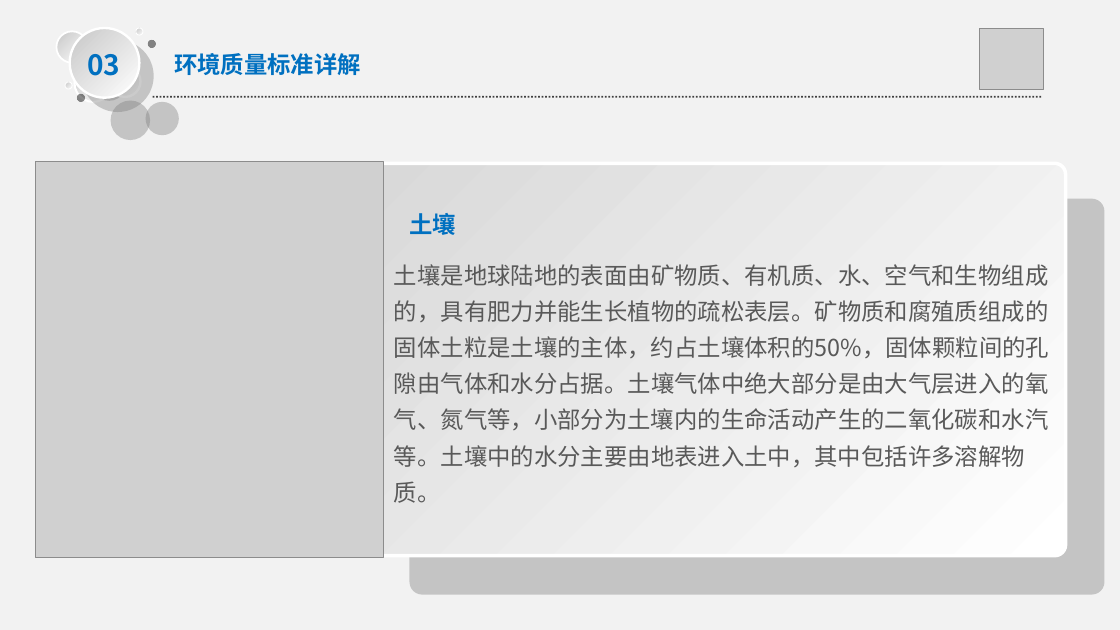
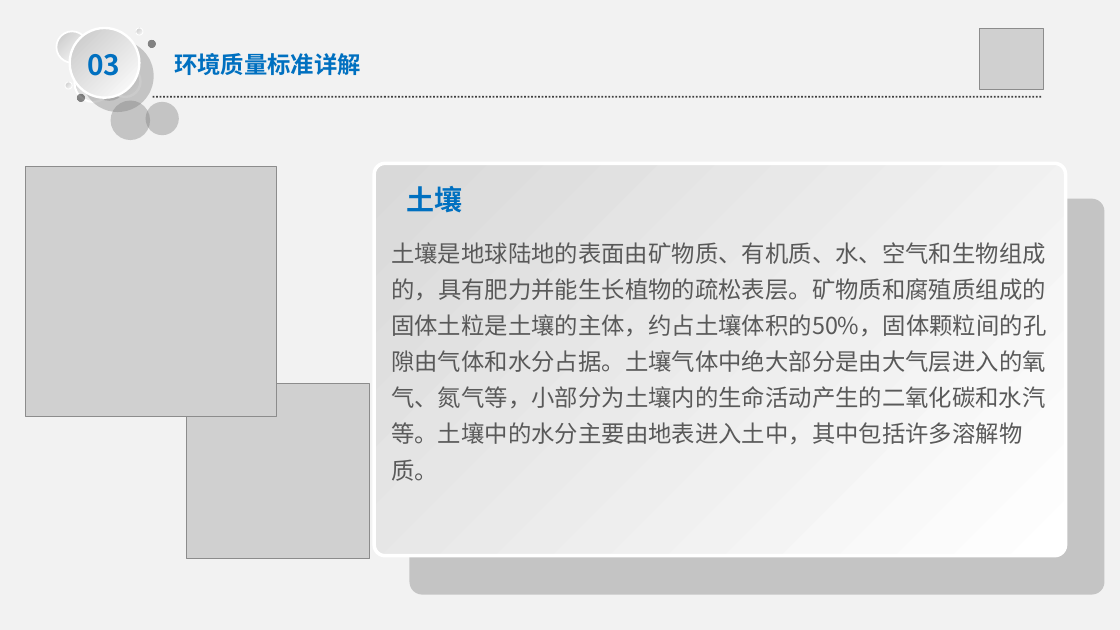
Before and after one commit to PowerYangcl/ddhj, a slide deck: slide 15 of src/main/resource/template/report.ppt (slide 14 before the commit). Drawn at 1120x630 pixels with LibreOffice and Linux fonts; fonts in the diff are those of the drawing; grey boxes stand for pictures. Boxes give left, top, right and bottom in pixels: in the first picture for what was removed or moved away, otherwise in the second. Text is boxed around its words. In the diff, an @@ line names an element or a change of style, - is before the commit and + after.

```diff
--- a/src/main/resource/template/report.ppt
+++ b/src/main/resource/template/report.ppt
@@ picture: place and size @@
-picture at [35, 161, 383, 557]
+picture at [26, 166, 276, 416]
@@ text "土壤": place and size @@
-text "土壤" at [409, 213, 456, 235]
+text "土壤" at [407, 186, 463, 213]
@@ text "土壤" at [407, 186, 463, 213]: size 20 to 24 pt @@
@@ text "土壤是地球陆地的表面由矿物质、有机质、水、空气和生物组成的，具有肥力并能生长植物的疏松表层。矿物质和腐殖质组成的固体土粒 ...": place and size @@
-text "土壤是地球陆地的表面由矿物质、有机质、水、空气和生物组成的，具有肥力并能生长植物的疏松表层。矿物质和腐殖质组成的固体土粒 ..." at [394, 264, 1049, 503]
+text "土壤是地球陆地的表面由矿物质、有机质、水、空气和生物组成的，具有肥力并能生长植物的疏松表层。矿物质和腐殖质组成的固体土粒 ..." at [391, 242, 1046, 481]
@@ picture added at [186, 384, 370, 558] @@
```
Also in this commit, not shown: 11 other slides changed, 2 slides added, 1 slide removed, 2 other files.
